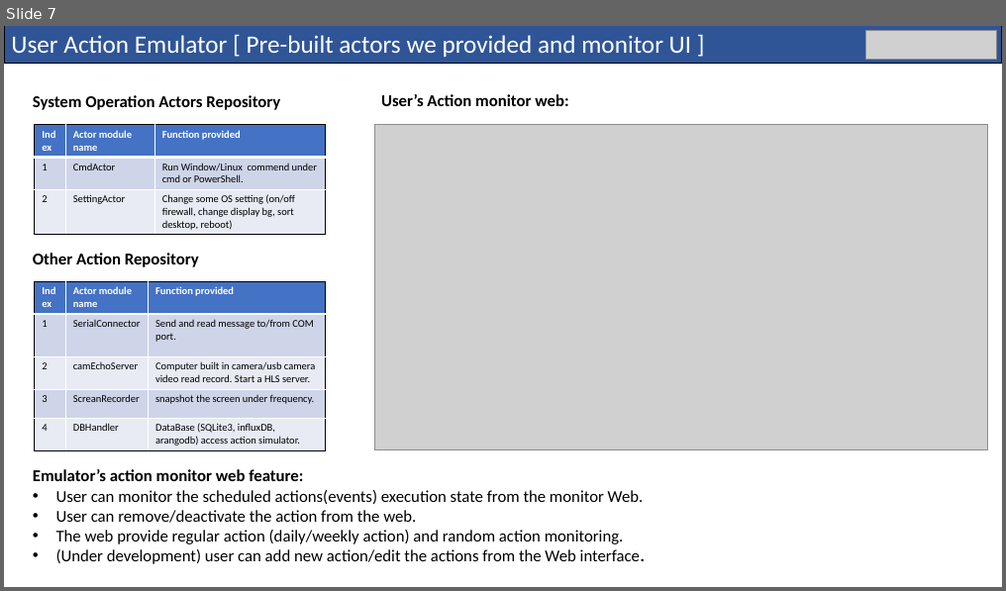
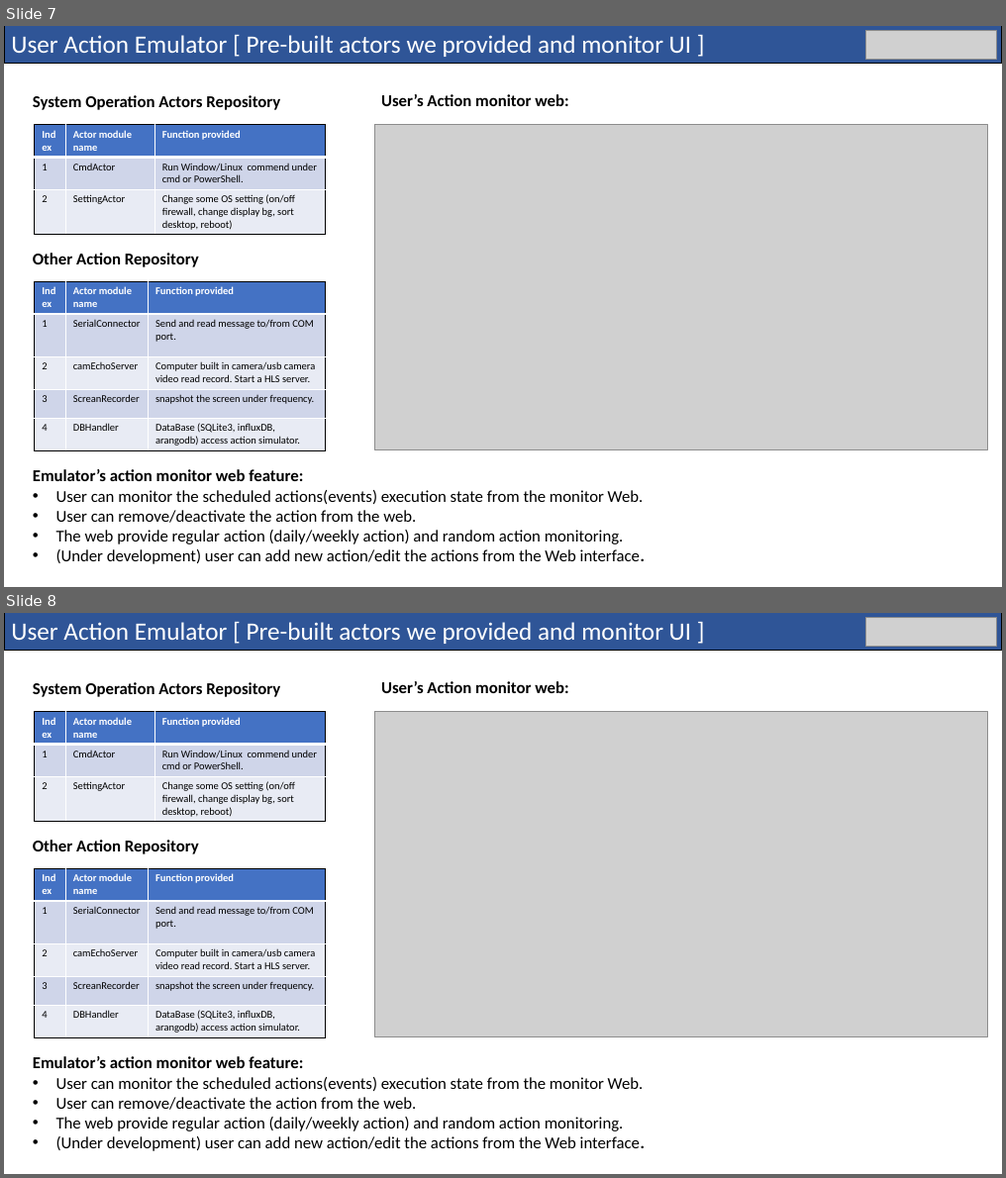
Before and after one commit to LiuYuancheng/Cluster_User_Emulation_System, a slide deck: doc/designDoc.pptx. Shown one above the other, each under a label of ours: slide 7 before the commit, slides 7 and 8 after it. The pictures are 1006x591 and 1006x1178 pixels, drawn with LibreOffice and Linux fonts; fonts in the diff are those of the drawing; grey boxes stand for pictures. Boxes give left, top, right and bottom in pixels: in the first picture for what was removed or moved away, otherwise in the second. Text is boxed around its words. In the diff, an @@ line names an element or a change of style, - is before the commit and + after.

```diff
--- a/doc/designDoc.pptx
+++ b/doc/designDoc.pptx
@@ slide 8 added at box(4, 613, 1002, 1174), background #FFFFFF @@
@@ rectangle added at box(4, 613, 1002, 650), fill #2F5597, outline #000000 0.75 pt, 24 pt, text #FFFFFF @@
+User Action Emulator [ Pre-built actors we provided and monitor UI ]
@@ picture added at box(865, 618, 997, 646) @@
@@ text added at box(33, 682, 280, 697), 16 pt, text #000000, bold @@
+System Operation Actors Repository
@@ text added at box(381, 681, 568, 693), 16 pt, text #000000, bold @@
+User’s Action monitor web:
@@ table added at box(35, 712, 326, 822), 3 rows, 3 columns @@
+Index | Actor module name | Function provided
+1 | CmdActor | Run Window/Linux commend under cmd or PowerShell.
+2 | SettingActor | Change some OS setting (on/off firewall, change display bg, sort desktop, reboot)
@@ picture added at box(374, 712, 987, 1038) @@
@@ text added at box(33, 840, 199, 855), 16 pt, text #000000, bold @@
+Other Action Repository
@@ table added at box(35, 868, 325, 1038), 5 rows, 3 columns @@
+Index | Actor module name | Function provided
+1 | SerialConnector | Send and read message to/from COM port.
+2 | camEchoServer | Computer built in camera/usb camera video read record. Start a HLS server.
+3 | ScreanRecorder | snapshot the screen under frequency.
+4 | DBHandler | DataBase (SQLite3, influxDB, arangodb) access action simulator.
@@ text added at box(33, 1057, 645, 1152), 16 pt, text #000000 @@
+Emulator’s action monitor web feature:
+• User can monitor the scheduled actions(events) execution state from the monitor Web.
+• User can remove/deactivate the action from the web.
+• The web provide regular action (daily/weekly action) and random action monitoring.
+• (Under development) user can add new action/edit the actions from the Web interface.
```
Also in this commit, not shown: 3 slides changed, 2 other slides added, 1 other file.
